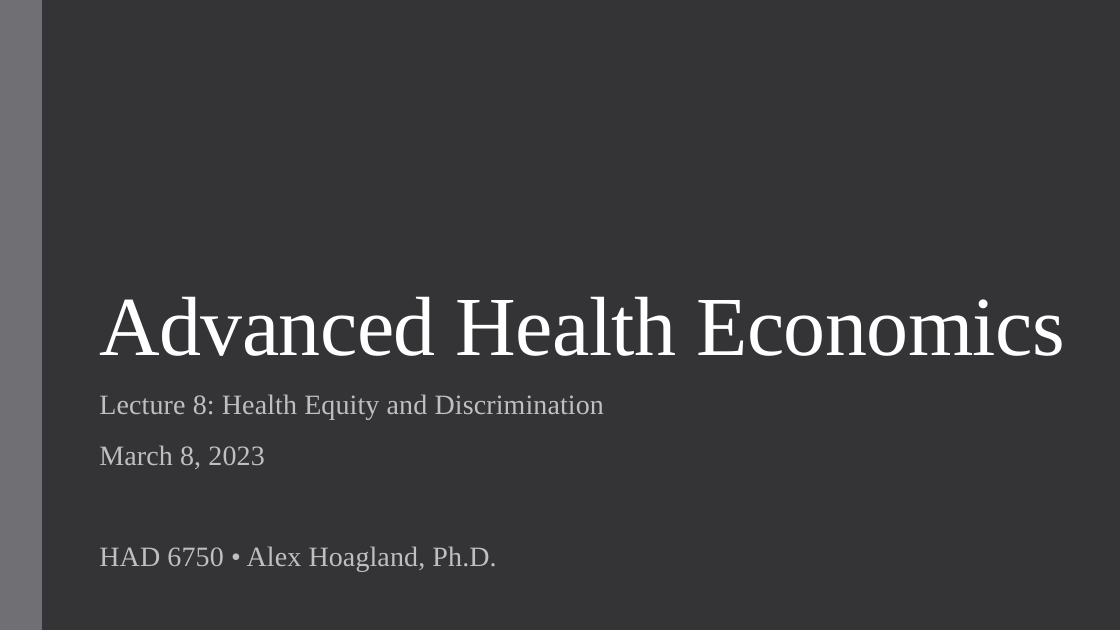
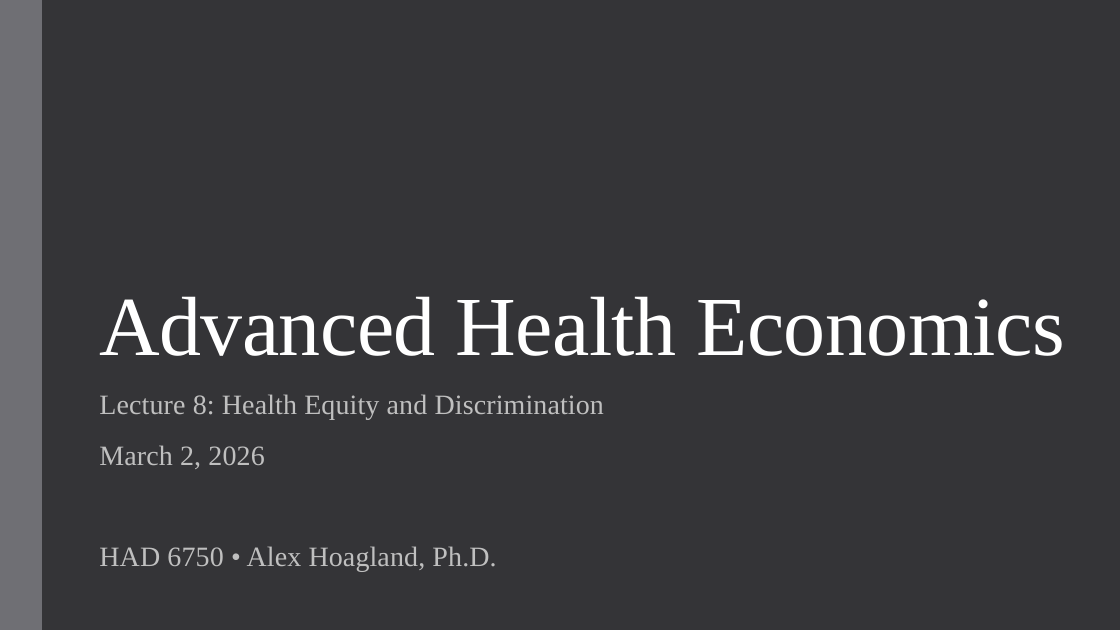
Before and after one commit to alex-hoagland/HAD6750H, a slide deck: slide 1 of Lecture08_HealthEquity/L8Slides_HealthEquity.pptx. Drawn at 1120x630 pixels with LibreOffice and Linux fonts; fonts in the diff are those of the drawing. Boxes give left, top, right and bottom in pixels: in the first picture for what was removed or moved away, otherwise in the second. Text is boxed around its words. In the diff, an @@ line names an element or a change of style, - is before the commit and + after.

```diff
--- a/Lecture08_HealthEquity/L8Slides_HealthEquity.pptx
+++ b/Lecture08_HealthEquity/L8Slides_HealthEquity.pptx
@@ subtitle at (x1=99, y1=445, x2=264, y2=469): text changed @@
-March 8, 2023
+March 2, 2026
```
Also in this commit, not shown: 1 other slide changed, 3 slides added, 2 other files.
